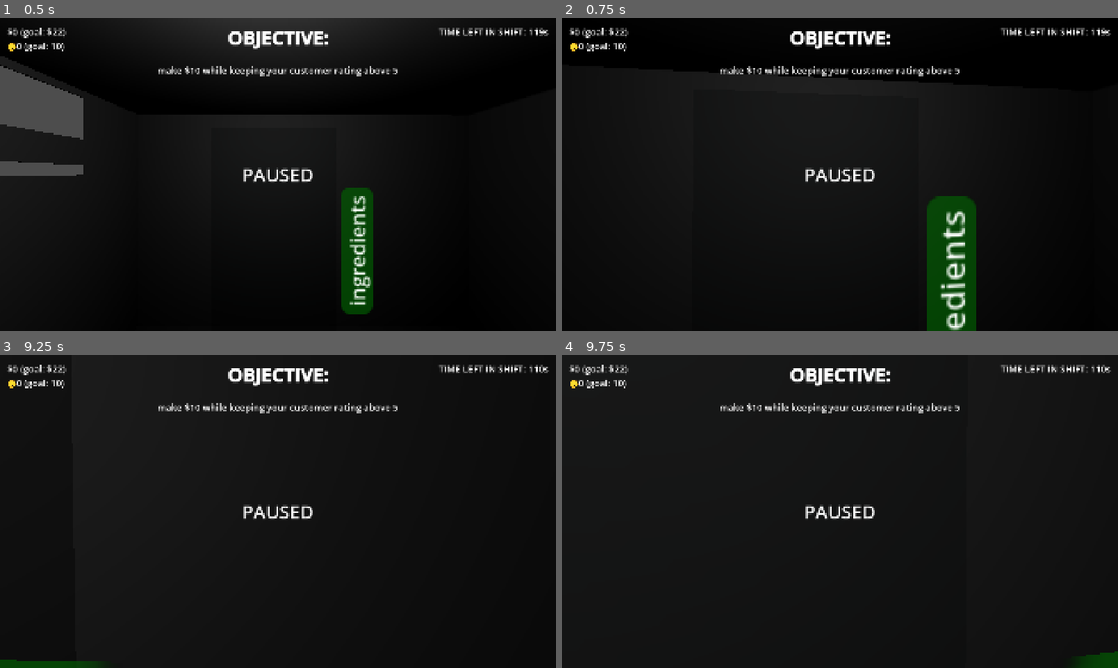
Above: before the commit, frames 1-4 (two rows, left to right).
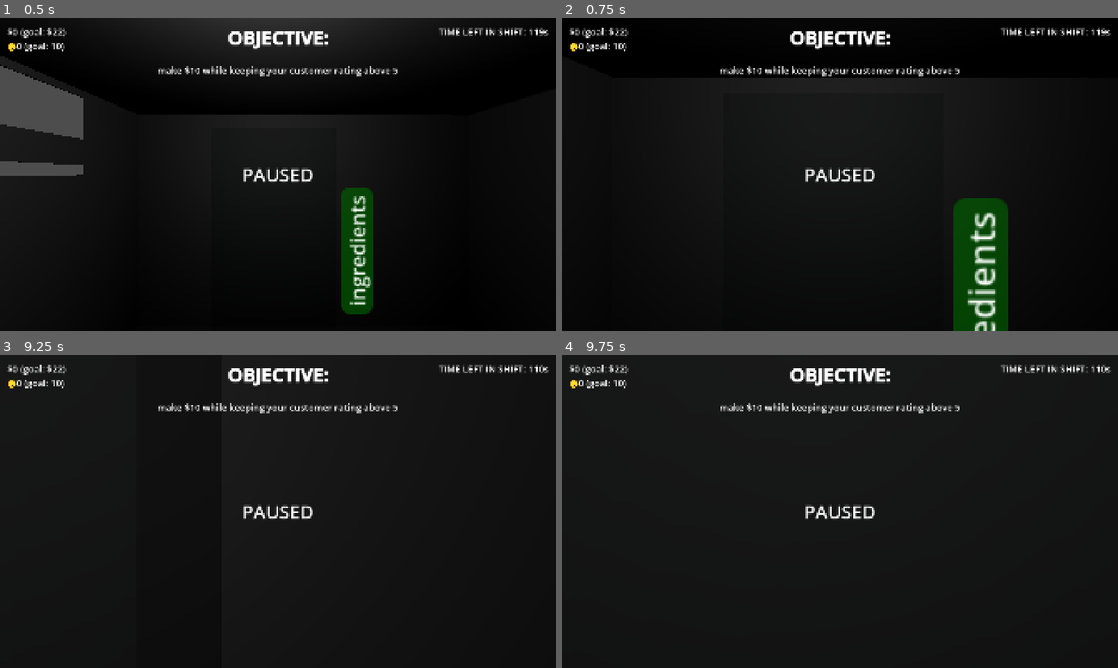
Above: after the commit, the same moments.

Repository: Sunday-Studio-Team/cafe
Game: Godot game, scene res://stationary_cafe.tscn
Two runs of this game, one before a commit and one after it. Both use one fixed random seed, a clock stepped at 60 frames per second and the inputs below. This scene is started directly instead of the project's main scene.
Inputs (mouse positions are in pixels of both pictures, inside the frame that each line leads up to):
- Up to frame 1 (0.5 s): no input
- Up to frame 2 (0.75 s): tap Enter at 0.5 s; move the mouse to (867, 174) at 0.52 s; hold W (move_forward) from 0.53 s (still down); hold Shift (sprint) from 0.53 s (still down)
- Up to frame 3 (9.25 s): tap Space at 1.25, 2.75, 4.25 s; move the mouse to (250, 511) at 1.27 s; release Shift (sprint) at 1.28 s; tap E (interact) at 1.35, 4.35, 7.35 s; tap Shift (sprint) every 1.5 s from 1.55 to 9.05 s; tap Enter at 2, 3.5 s; move the mouse to (289, 505) at 2.02 s; hold Shift (sprint) 2.03-2.78 s; move the mouse to (272, 517) at 2.77 s; tap I at 2.85, 5.85, 8.85 s; move the mouse to (316, 514) at 3.52 s; hold Shift (sprint) 3.53-4.28 s; move the mouse to (233, 508) at 4.27 s; move the mouse to (283, 511) at 5.02 s; hold Shift (sprint) 5.03-5.78 s; move the mouse to (255, 505) at 5.77 s; release W (move_forward) at 5.78 s; hold D (move_right) 5.78-6.53 s; move the mouse to (305, 511) at 6.52 s; hold Shift (sprint) 6.53-7.28 s; hold W (move_forward) 6.53-8.78 s; move the mouse to (250, 511) at 7.27 s; move the mouse to (289, 505) at 8.02 s; hold Shift (sprint) 8.03-8.78 s; move the mouse to (272, 517) at 8.77 s; hold A (move_left) from 8.78 s (still down)
- Up to frame 4 (9.75 s): move the mouse to (878, 514) at 9.52 s; release A (move_left) at 9.53 s; hold W (move_forward) from 9.53 s (still down); hold Shift (sprint) from 9.53 s (still down)

Frame 1 is identical in both runs. In frame 2, 5.6% of the frame differs, in the area x 23-81%, y 17-100%; in frame 3, 0.4%; in frame 4, 0.3%.
Error before the commit: Invalid assignment of property or key 'modulate' with value of type 'Color' on a base object of type 'Nil'. (res://ui/pc/ui.gd:46)
Error after the commit: Invalid access to property or key 'default_move_speed' on a base object of type 'Nil'. (res://player.gd:14)

Commit message:
reset stats on restart
(big refactor to make that work, probably some bugs)

but now we have base and current stats stored separately, which is hopefully good in general

Diff:
--- a/godot/autoloads/global.gd
+++ b/godot/autoloads/global.gd
@@ -28,6 +28,36 @@
 var in_pc_ui := false
 var holding_ingredients := false
 var day := 1
+var daily_profit := 0.0:
+	set(new_value):
+		if new_value == daily_profit:
+			return
+
+		Events.money_updated.emit(new_value, daily_profit)
+		daily_profit = new_value
+
+		# we set this as empty to hopefully avoid anything weird if someone
+		# accidentally updates one of these score vars without setting it
+		# (like gaining money but seeing a popup like '+1 🙂' from a prev thing)
+		# NOTE: i wonder if waiting a frame could ever cause anything weird if
+		# we changed a score twice on successive frames D: should get reworked
+		# again anyway so hopefully we wont find out .
+		await get_tree().process_frame
+		score_update_message = ""
+var employee_rating := 0:
+	set(new_value):
+		if new_value == employee_rating:
+			return
+
+		Events.customer_score_updated.emit(new_value, employee_rating)
+		employee_rating = new_value
+		if employee_rating < 0:
+			employee_rating = 0
+
+		# (see comment for same lines in above func)
+		await get_tree().process_frame
+		score_update_message = ""
+var bank_money := 0.0
 # this just defines the max day where we quit if we beat it
 # (instead of loading the next day)
 var final_day := 4
--- a/godot/autoloads/stats.gd
+++ /dev/null
@@ -1,60 +0,0 @@
-extends Node
-## the idea here is to refactor a lot of the game's logic so important stats
-## can be easily read, edited, and updated from here
-
-const TIME_FOR_LOW_TIME_WARNING := 30.0
-
-var default_move_speed := 1.2
-var sprint_move_speed := 5.0
-var chance_of_machine_breaking := 0.2
-## chance of each score from machine
-## WARNING: make sure these always sum to 1 (or actually i can probably rework
-## the logic to allow them to not sum to 1, since that would be easier
-## for items etc that adjust the odds
-var score_chances: Dictionary = {
-	3: 0.25,
-	1: 0.25,
-	-1: 0.25,
-	-3: 0.25,
-}
-var machine_time_to_make_drink := 4.0
-var customer_wait_time_machine := 30.0
-var customer_wait_time_window := 30.0
-var time_to_manually_make_drink := 3.0
-var penalty_for_running := 4
-var penalty_for_handmade_drink := 5
-var penalty_for_holding_ingredients := 3
-var daily_profit := 0.0:
-	set(new_value):
-		if new_value == daily_profit:
-			return
-
-		Events.money_updated.emit(new_value, daily_profit)
-		daily_profit = new_value
-
-		# we set this as empty to hopefully avoid anything weird if someone
-		# accidentally updates one of these score vars without setting it
-		# (like gaining money but seeing a popup like '+1 🙂' from a prev thing)
-		# NOTE: i wonder if waiting a frame could ever cause anything weird if
-		# we changed a score twice on successive frames D: should get reworked
-		# again anyway so hopefully we wont find out .
-		await get_tree().process_frame
-		Global.score_update_message = ""
-var daily_profit_goal := 22.0
-var employee_rating := 0:
-	set(new_value):
-		if new_value == employee_rating:
-			return
-
-		Events.customer_score_updated.emit(new_value, employee_rating)
-		employee_rating = new_value
-		if employee_rating < 0:
-			employee_rating = 0
-
-		# (see comment for same lines in above func)
-		await get_tree().process_frame
-		Global.score_update_message = ""
-var employee_rating_goal := 10
-var bank_money := 0.0
-var ingredients_per_order := 22
-var ingredients_per_bag := 50
--- /dev/null
+++ b/godot/autoloads/stats/base_stats.tres
@@ -0,0 +1,7 @@
+[gd_resource type="Resource" script_class="StatData" format=3 uid="uid://drko2u1kb1qdf"]
+
+[ext_resource type="Script" uid="uid://dkcvishq458wg" path="res://autoloads/stats/stat_data.gd" id="1_l8dww"]
+
+[resource]
+script = ExtResource("1_l8dww")
+metadata/_custom_type_script = "uid://dkcvishq458wg"
--- /dev/null
+++ b/godot/autoloads/stats/stat_data.gd
@@ -0,0 +1,27 @@
+class_name StatData
+extends Resource
+
+var default_move_speed := 1.2
+var sprint_move_speed := 5.0
+var chance_of_machine_breaking := 0.2
+## chance of each score from machine
+## WARNING: make sure these always sum to 1 (or actually i can probably rework
+## the logic to allow them to not sum to 1, since that would be easier
+## for items etc that adjust the odds)
+var score_chances: Dictionary = {
+	3: 0.25,
+	1: 0.25,
+	-1: 0.25,
+	-3: 0.25,
+}
+var machine_time_to_make_drink := 4.0
+var customer_wait_time_machine := 30.0
+var customer_wait_time_window := 30.0
+var time_to_manually_make_drink := 3.0
+var penalty_for_running := 4
+var penalty_for_handmade_drink := 5
+var penalty_for_holding_ingredients := 3
+var daily_profit_goal := 22.0
+var employee_rating_goal := 10
+var ingredients_per_order := 22
+var ingredients_per_bag := 50
--- /dev/null
+++ b/godot/autoloads/stats/stats.gd
@@ -0,0 +1,16 @@
+extends Node
+
+const TIME_FOR_LOW_TIME_WARNING := 30.0
+
+## resource containing all base stats
+@export var base: StatData
+
+var current: StatData
+
+
+func _ready() -> void:
+	reset()
+
+
+func reset() -> void:
+	current = base.duplicate()
--- /dev/null
+++ b/godot/autoloads/stats/stats.tscn
@@ -0,0 +1,8 @@
+[gd_scene format=3 uid="uid://bmxcuhiqxfn43"]
+
+[ext_resource type="Script" uid="uid://dqdmcjq4rgbuh" path="res://autoloads/stats/stats.gd" id="1_0hgsq"]
+[ext_resource type="Resource" uid="uid://drko2u1kb1qdf" path="res://autoloads/stats/base_stats.tres" id="2_4lhu1"]
+
+[node name="Stats" type="Node" unique_id=739629129]
+script = ExtResource("1_0hgsq")
+base = ExtResource("2_4lhu1")
--- a/godot/customer.gd
+++ b/godot/customer.gd
@@ -18,11 +18,11 @@
 
 
 func _ready() -> void:
-	timer.wait_time = Stats.customer_wait_time_machine
+	timer.wait_time = Stats.current.customer_wait_time_machine
 	apply_random_sprite()
 	make_drink_button.enabled = false
 	make_drink_button.interacted.connect(func(): drink_made_at_window.emit())
-	make_drink_button.time_to_hold = Stats.time_to_manually_make_drink
+	make_drink_button.time_to_hold = Stats.current.time_to_manually_make_drink
 	timer.timeout.connect(_on_timer_timeout)
 	Events.customer_started_order.connect(_on_order_started)
 	Events.order_approved.connect(_on_order_approved)
@@ -89,7 +89,7 @@
 
 	await get_tree().create_timer(1, false).timeout
 	Global.score_update_message = "penalty for time"
-	Stats.employee_rating += bonus_points_for_time
+	Global.employee_rating += bonus_points_for_time
 
 	match bonus_points_for_time:
 		1:
--- a/godot/customer_queue.gd
+++ b/godot/customer_queue.gd
@@ -25,7 +25,7 @@
 	queue_updated.emit()
 	customer_added.emit()
 	customer.at_window = true
-	customer.timer.wait_time = Stats.customer_wait_time_window
+	customer.timer.wait_time = Stats.current.customer_wait_time_window
 	customer.timer.start()
 	customer.waiting_indicator.show()
 
@@ -45,10 +45,10 @@
 
 	if customer_happy:
 		Global.score_update_message = "fixed customer's drink"
-		Stats.daily_profit += 3
+		Global.daily_profit += 3
 	else:
 		Global.score_update_message = "customer left"
-		Stats.employee_rating -= 3
+		Global.employee_rating -= 3
 
 
 func get_front_customer() -> Customer:
--- a/godot/machine.gd
+++ b/godot/machine.gd
@@ -49,11 +49,11 @@
 	accept_button.interacted.connect(_on_accept_button_presssed)
 	reject_button.interacted.connect(_on_reject_button_pressed)
 	add_ing_button.interacted.connect(_on_add_ing_button_pressed)
-	make_drink_button.time_to_hold = Stats.time_to_manually_make_drink
+	make_drink_button.time_to_hold = Stats.current.time_to_manually_make_drink
 	make_drink_button.interacted.connect(_on_make_drink_button_pressed)
 	fix_machine_button.interacted.connect(_on_fix_machine_button_pressed)
 	timer.timeout.connect(_on_order_finished)
-	timer.wait_time = Stats.machine_time_to_make_drink
+	timer.wait_time = Stats.current.machine_time_to_make_drink
 	breakdown_timer.wait_time = timer.wait_time / 2
 	breakdown_timer.timeout.connect(_on_breakdown_timer_timeout)
 	Events.customer_approached_window.connect(_on_customer_approached_window)
@@ -74,7 +74,7 @@
 	add_ing_button.visible = Global.holding_ingredients
 	waiting_approval_indicator.visible = waiting_for_response
 	ingredients_bar.value = ingredients
-	if ingredients_bar.value < Stats.ingredients_per_order:
+	if ingredients_bar.value < Stats.current.ingredients_per_order:
 		ing_too_low_label.show()
 		ingredients_bar.modulate = Color.RED
 		reject_button.display_name = "[color=pink]🚫not enough ingredients"
@@ -91,7 +91,7 @@
 	# wait timer
 	Events.customer_started_order.emit(customer)
 
-	if ingredients < Stats.ingredients_per_order:
+	if ingredients < Stats.current.ingredients_per_order:
 		return
 
 	if broken_down:
@@ -105,7 +105,7 @@
 	customer_order_indicator.show()
 	timer.start()
 
-	if randf() < Stats.chance_of_machine_breaking:
+	if randf() < Stats.current.chance_of_machine_breaking:
 		breakdown_timer.start()
 
 
@@ -119,8 +119,8 @@
 	# (gives us a random drink score based on our probabilities)
 	var ran_num: float = randf()
 	var cumulative_score_chance: float = 0.0
-	for score in Stats.score_chances:
-		cumulative_score_chance += Stats.score_chances[score]
+	for score in Stats.current.score_chances:
+		cumulative_score_chance += Stats.current.score_chances[score]
 		if ran_num < cumulative_score_chance:
 			drink_score = score
 			break
@@ -192,8 +192,8 @@
 
 
 func _on_order_finished() -> void:
-	ingredients -= Stats.ingredients_per_order
-	if ingredients <= Stats.ingredients_per_order:
+	ingredients -= Stats.current.ingredients_per_order
+	if ingredients <= Stats.current.ingredients_per_order:
 		Events.alert_posted.emit("❗️🫘 machine ran out of ingredients")
 		no_ingredients_sound.play()
 
@@ -217,12 +217,12 @@
 	drink_customer_score_label.hide()
 	score_label.show()
 	Global.score_update_message = "sold %s" % completed_order.name
-	Stats.daily_profit += completed_order.price
+	Global.daily_profit += completed_order.price
 	await get_tree().create_timer(0.5, false).timeout
 	score_label.hide()
 	drink_customer_score_label.show()
 	Global.score_update_message = "customer rated %s" % completed_order.name
-	Stats.employee_rating += drink_score
+	Global.employee_rating += drink_score
 	await get_tree().create_timer(0.5, false).timeout
 	drink_customer_score_label.hide()
 
@@ -240,7 +240,7 @@
 
 
 func _on_reject_button_pressed() -> void:
-	if ingredients < Stats.ingredients_per_order:
+	if ingredients < Stats.current.ingredients_per_order:
 		return
 	final_order_indicator.text = "order rejected! \n making a new drink"
 	timer.start()
@@ -249,7 +249,7 @@
 
 
 func _on_make_drink_button_pressed() -> void:
-	if ingredients < Stats.ingredients_per_order:
+	if ingredients < Stats.current.ingredients_per_order:
 		return
 	completed_order = customers_order
 	drink_score = 3
@@ -269,7 +269,7 @@
 
 func _on_add_ing_button_pressed() -> void:
 	Global.holding_ingredients = false
-	ingredients += Stats.ingredients_per_bag
+	ingredients += Stats.current.ingredients_per_bag
 	if ingredients > max_ingredients:
 		ingredients = max_ingredients
 
--- a/godot/main.gd
+++ b/godot/main.gd
@@ -34,11 +34,15 @@
 	Events.minigame_active.connect(_on_minigame_active)
 	Events.minigame_end.connect(_on_minigame_end)
 
+	set_per_day_stuff()
+
 	# we have to set these manually here so if we reload the scene theyll reset
-	Stats.daily_profit = 0
-	Stats.employee_rating = 0
-
-	set_per_day_stuff()
+	Global.daily_profit = 0
+	Global.employee_rating = 0
+	# high values for debug
+	#Global.daily_profit = 100
+	#Global.employee_rating = 100
+	#Global.bank_money = 100
 
 	ui.hide()
 	day_indicator.text = "DAY %s" % Global.day
@@ -58,19 +62,20 @@
 # we reload this main scene to start each day, so we set all the per-day stuff here
 func set_per_day_stuff() -> void:
 	if Global.day == 1:
-		Stats.bank_money = 0
+		Global.bank_money = 0
 		Global.owned_items.clear()
+		Stats.reset()
 	if Global.day >= 1:
 		game_timer.wait_time = 90
-		Stats.chance_of_machine_breaking = 0.3
-		Stats.daily_profit_goal = 20
+		Stats.current.chance_of_machine_breaking = 0.3
+		Stats.current.daily_profit_goal = 20
 		cameras.hide()
 	if Global.day >= 2:
 		game_timer.wait_time = 120
-		Stats.chance_of_machine_breaking = 0.2
+		Stats.current.chance_of_machine_breaking = 0.2
 		cameras.show()
 	if Global.day >= 3:
-		Stats.daily_profit_goal = 30
+		Stats.current.daily_profit_goal = 30
 		machines.append(side_machine)
 		side_machine.show()
 	if Global.day >= 4:
@@ -97,8 +102,8 @@
 	await Events.end_screen_finished
 	get_tree().paused = false
 	if (
-		Stats.daily_profit > Stats.daily_profit_goal
-		and Stats.employee_rating > Stats.employee_rating_goal
+		Global.daily_profit > Stats.current.daily_profit_goal
+		and Global.employee_rating > Stats.current.employee_rating_goal
 	):
 		Global.day += 1
 	else:
--- a/godot/player.gd
+++ b/godot/player.gd
@@ -11,7 +11,7 @@
 @export var ingredients_bag: MeshInstance3D
 
 # this is a var separate to the const cos it changes when sprint etc
-var move_speed := Stats.default_move_speed
+var move_speed: float = Stats.current.default_move_speed
 var mouse_sens := 0.1
 # the mouse's movement since the last physics frame .
 # we get mouse input from _unhandled_input() which is called continuously, so
@@ -131,9 +131,9 @@
 
 func handle_sprint() -> void:
 	if Input.is_action_pressed("sprint"):
-		move_speed = Stats.sprint_move_speed
+		move_speed = Stats.current.sprint_move_speed
 	else:
-		move_speed = Stats.default_move_speed
+		move_speed = Stats.current.default_move_speed
 
 
 # (unfinished) plays footstep sounds with timing adjusted to speed
--- a/godot/project.godot
+++ b/godot/project.godot
@@ -20,7 +20,7 @@
 
 Events="*uid://bwnrp1mvuxrhd"
 Global="*uid://bsobghkg5y0nh"
-Stats="*uid://dqdmcjq4rgbuh"
+Stats="*uid://bmxcuhiqxfn43"
 
 [display]
 
--- a/godot/security_cam.gd
+++ b/godot/security_cam.gd
@@ -42,7 +42,7 @@
 			if Input.is_action_pressed("sprint") and Global.player.get_last_motion() != Vector3.ZERO:
 				timer.start()
 				Global.score_update_message = "caught running"
-				Stats.employee_rating -= Stats.penalty_for_running
+				Global.employee_rating -= Stats.current.penalty_for_running
 			elif (
 				Input.is_action_pressed("interact")
 				and Global.hovered_interactable != null
@@ -52,12 +52,12 @@
 			):
 				timer.start()
 				Global.score_update_message = "caught making drink by hand"
-				Stats.employee_rating -= Stats.penalty_for_handmade_drink
+				Global.employee_rating -= Stats.current.penalty_for_handmade_drink
 			elif (
 				Global.holding_ingredients and Global.holding_ingredients_rule
 			):
 				Global.score_update_message = "caught stealing ingredients"
-				Stats.employee_rating -= Stats.penalty_for_holding_ingredients
+				Global.employee_rating -= Stats.current.penalty_for_holding_ingredients
 				timer.start()
 
 			player_in_spotlight = true
--- a/godot/ui/pc/item_button.gd
+++ b/godot/ui/pc/item_button.gd
@@ -17,9 +17,9 @@
 
 	pressed.connect(
 		func():
-			if Stats.bank_money >= item.price:
+			if Global.bank_money >= item.price:
 				apply_stats()
-				Stats.bank_money -= item.price
+				Global.bank_money -= item.price
 				Global.owned_items.append(item)
 				Events.items_updated.emit()
 				queue_free()
@@ -30,9 +30,9 @@
 	if item.stat_bonuses.is_empty():
 		push_error("%s has no stat bonuses, can't apply stats" % item.name)
 	for stat in item.stat_bonuses:
-		var current_stat = Stats.get(stat)
+		var current_stat = Stats.current.get(stat)
 		if current_stat == null:
 			push_error("%s is trying to give a bonus to '%s' but that stat does not exist" % [item.name, stat])
-		Stats.set(stat, current_stat + item.stat_bonuses[stat])
+		Stats.current.set(stat, current_stat + item.stat_bonuses[stat])
 	for rule in item.rules:
 		Global.set(rule, item.rules[rule])
--- a/godot/ui/pc/shop_app.gd
+++ b/godot/ui/pc/shop_app.gd
@@ -15,7 +15,7 @@
 
 
 func _physics_process(_delta: float) -> void:
-	bank_balance.text = "🏦 bank balance: %s" % Global.float_to_price(Stats.bank_money)
+	bank_balance.text = "🏦 bank balance: %s" % Global.float_to_price(Global.bank_money)
 
 
 func populate_items() -> void:
--- a/godot/ui/pc/ui.gd
+++ b/godot/ui/pc/ui.gd
@@ -62,7 +62,7 @@
 
 			[b]SHIFT OBJECTIVE[/b]
 			make %s while keeping your employee rating (🙂) above %s"
-			% [Global.float_to_price(Stats.daily_profit_goal), Stats.employee_rating_goal]
+			% [Global.float_to_price(Stats.current.daily_profit_goal), Stats.current.employee_rating_goal]
 		)
 		rules_controls.text = (
 			"[b][i]controls [/i][/b]
@@ -77,7 +77,7 @@
 
 			[b]SHIFT OBJECTIVE[/b]
 			make %s while keeping your employee rating (🙂) above %s"
-			% [Global.float_to_price(Stats.daily_profit_goal), Stats.employee_rating_goal]
+			% [Global.float_to_price(Stats.current.daily_profit_goal), Stats.current.employee_rating_goal]
 		)
 		rules_controls.text += (
 			"\n[b][i]rules [/i][/b]
@@ -92,7 +92,7 @@
 
 			[b]SHIFT OBJECTIVE[/b]
 			make %s while keeping your employee rating (🙂) above %s"
-			% [Global.float_to_price(Stats.daily_profit_goal), Stats.employee_rating_goal]
+			% [Global.float_to_price(Stats.current.daily_profit_goal), Stats.current.employee_rating_goal]
 		)
 	if Global.day >= 4:
 		objective.text = (
@@ -101,7 +101,7 @@
 
 			[b]SHIFT OBJECTIVE[/b]
 			make %s while keeping your employee rating (🙂) above %s"
-			% [Global.float_to_price(Stats.daily_profit_goal), Stats.employee_rating_goal]
+			% [Global.float_to_price(Stats.current.daily_profit_goal), Stats.current.employee_rating_goal]
 		)
 		rules_controls.text += "\n- no taking ingredients from store room"
 	if Global.day == Global.final_day:
@@ -133,10 +133,10 @@
 
 func update_score_indicators() -> void:
 	profit_label.text = (
-		Global.float_to_price(Stats.daily_profit)
-		+ " (goal: %s)" % Global.float_to_price(Stats.daily_profit_goal)
-	)
-	customer_happiness_label.text = "🙂" + str(Stats.employee_rating) + " (goal: %s)" % Stats.employee_rating_goal
+		Global.float_to_price(Global.daily_profit)
+		+ " (goal: %s)" % Global.float_to_price(Stats.current.daily_profit_goal)
+	)
+	customer_happiness_label.text = "🙂" + str(Global.employee_rating) + " (goal: %s)" % Stats.current.employee_rating_goal
 
 
 func update_time_indicator() -> void:
--- a/godot/ui/shift_end_screen.gd
+++ b/godot/ui/shift_end_screen.gd
@@ -28,8 +28,8 @@
 	times_up.hide()
 
 	if (
-		Stats.daily_profit >= Stats.daily_profit_goal
-		and Stats.employee_rating >= Stats.employee_rating_goal
+		Global.daily_profit >= Stats.current.daily_profit_goal
+		and Global.employee_rating >= Stats.current.employee_rating_goal
 	):
 		shift_cleared.show()
 		win_shift_sound.play()
@@ -43,8 +43,8 @@
 	shift_cleared.hide()
 	shift_failed.hide()
 
-	var daily_profit := Stats.daily_profit
-	var daily_profit_goal := Stats.daily_profit_goal
+	var daily_profit := Global.daily_profit
+	var daily_profit_goal := Stats.current.daily_profit_goal
 	var our_cut := daily_profit - daily_profit_goal
 	if our_cut < 0:
 		our_cut = 0
@@ -58,8 +58,8 @@
 	await get_tree().create_timer(5).timeout
 
 	money_calculation_screen.hide()
-	Stats.bank_money += our_cut
-	bank_total.text = "🏦 bank total: %s" % Global.float_to_price(Stats.bank_money)
+	Global.bank_money += our_cut
+	bank_total.text = "🏦 bank total: %s" % Global.float_to_price(Global.bank_money)
 	bank_total.show()
 
 	await get_tree().create_timer(4).timeout
Not shown, added: godot/autoloads/stats/stat_data.gd.uid
Renamed: godot/autoloads/stats.gd.uid -> godot/autoloads/stats/stats.gd.uid
